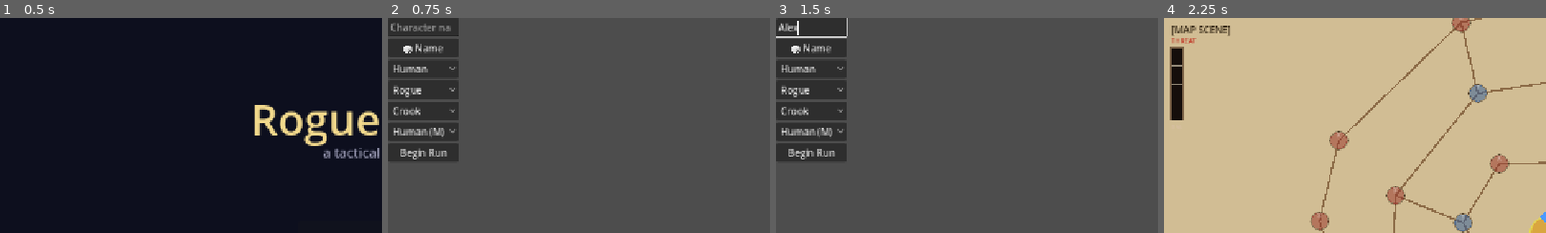
Above: before the commit, frames 1-4 (left to right).
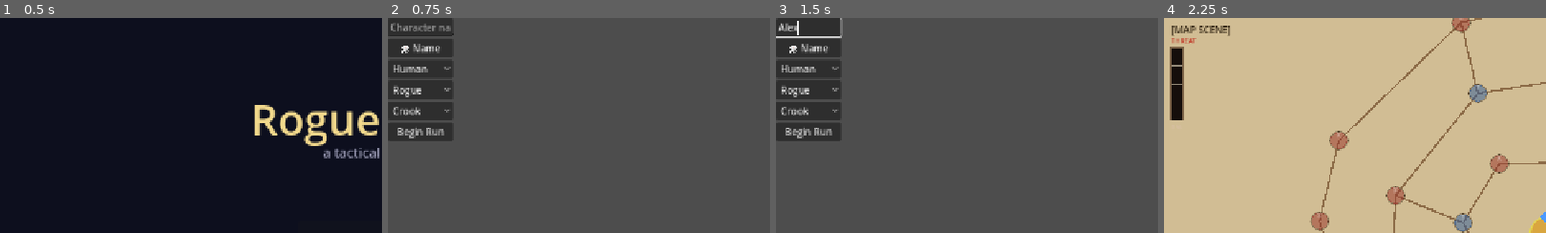
Above: after the commit, the same moments.

Repository: caleb-the-dev/RogueFinder
Game: Godot game, scene res://main.tscn
Same seed, same stepped clock (60 frames per second), same inputs: the game is played once before the commit and once after it.
Inputs (mouse positions are % of the whole screen's width and height, from its top left):
- Up to frame 1 (0.5 s): no input
- Up to frame 2 (0.75 s): click "Start New Run" at 0.5 s
- Up to frame 3 (1.5 s): click (5, 2) at 1.27 s; type "Alex" at 1.35 s
- Up to frame 4 (2.25 s): click "Begin Run" at 2 s
The pictures show only the part of the screen within x 0-50%, y 0-50%; the shares and areas given below are measured in that part.

Frame 1 is identical in both runs. In frame 2, 2.7% of the frame differs, in the area x 0-19%, y 0-67%; in frame 3, 2.8%; in frame 4, nothing differs.

Commit message:
fix(creation): hide portrait dropdown until real art ships

Diff:
--- a/rogue-finder/scripts/ui/CharacterCreationManager.gd
+++ b/rogue-finder/scripts/ui/CharacterCreationManager.gd
@@ -17,11 +17,10 @@
 var _portrait_ids:     Array[String] = []
 var _portrait_display: Array[String] = []
 
-var _name_field:   LineEdit     = null
-var _kindred_opt:  OptionButton = null
-var _class_opt:    OptionButton = null
-var _bg_opt:       OptionButton = null
-var _portrait_opt: OptionButton = null
+var _name_field:  LineEdit     = null
+var _kindred_opt: OptionButton = null
+var _class_opt:   OptionButton = null
+var _bg_opt:      OptionButton = null
 
 func _ready() -> void:
 	_load_data()
@@ -71,12 +70,6 @@
 	_bg_opt.item_selected.connect(func(_i): _on_pick_changed())
 	vbox.add_child(_bg_opt)
 
-	_portrait_opt = OptionButton.new()
-	for i in range(_portrait_ids.size()):
-		_portrait_opt.add_item(_portrait_display[i])
-	_portrait_opt.item_selected.connect(func(_i): _on_pick_changed())
-	vbox.add_child(_portrait_opt)
-
 	var confirm := Button.new()
 	confirm.text = "Begin Run"
 	confirm.pressed.connect(_on_confirm)
@@ -97,7 +90,7 @@
 	var kindred_id: String  = _kindred_ids[_kindred_opt.selected]  if not _kindred_ids.is_empty()  else ""
 	var class_id: String    = _class_ids[_class_opt.selected]      if not _class_ids.is_empty()    else ""
 	var bg_id: String       = _bg_ids[_bg_opt.selected]            if not _bg_ids.is_empty()       else ""
-	var portrait_id: String = _portrait_ids[_portrait_opt.selected] if not _portrait_ids.is_empty() else ""
+	var portrait_id: String = _portrait_ids[0] if not _portrait_ids.is_empty() else ""
 	var pc := _build_pc(_name_field.text, kindred_id, class_id, bg_id, portrait_id)
 	GameState.party.append(pc)
 	get_tree().change_scene_to_file(MAP_SCENE_PATH)
